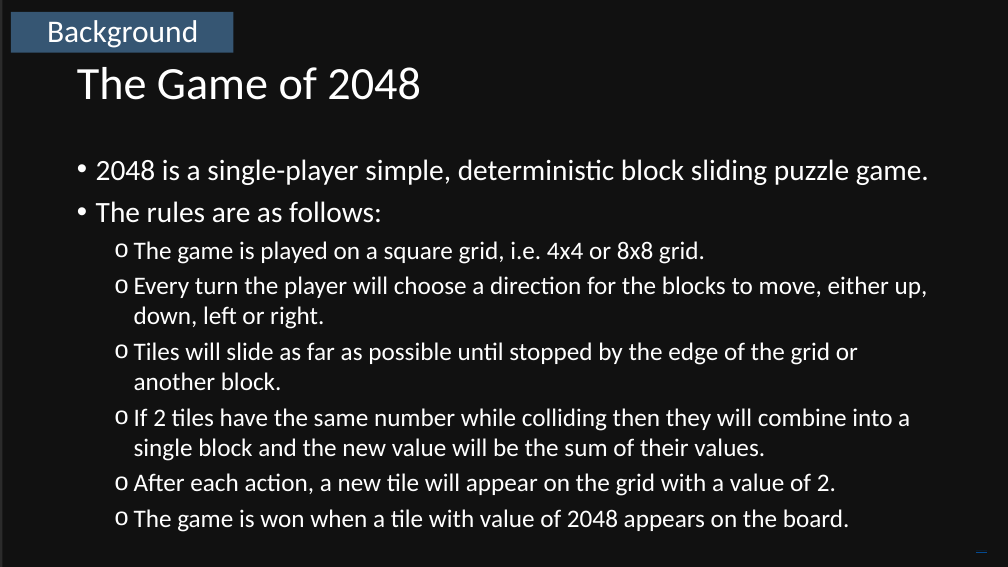
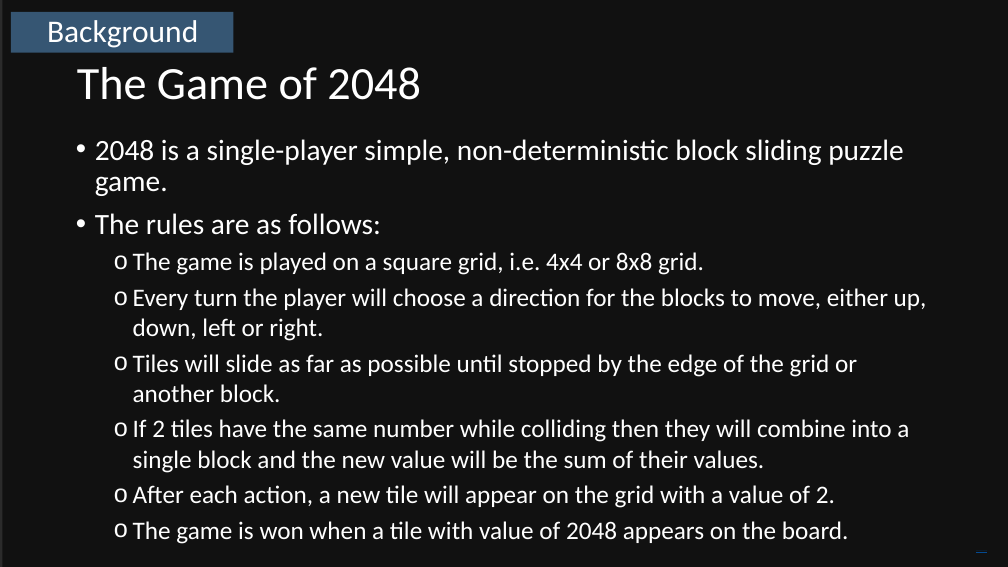
Before and after one commit to TRex22/dave-A-2048-AI, a slide deck: slide 4 of presentation/presentation_final.odp. Drawn at 1008x567 pixels with LibreOffice and Linux fonts; fonts in the diff are those of the drawing; background and template pictures are left out; a plain dark background stands for a picture behind light text. Boxes give left, top, right and bottom in pixels: in the first picture for what was removed or moved away, otherwise in the second. Text is boxed around its words. In the diff, an @@ line names an element or a change of style, - is before the commit and + after.

```diff
--- a/presentation/presentation_final.odp
+++ b/presentation/presentation_final.odp
@@ text "2048 is a single-player simple, ...": place and size @@
-text "2048 is a single-player simple, ..." at bbox=[96, 159, 929, 532]
+text "2048 is a single-player simple, ..." at bbox=[95, 139, 927, 544]
@@ text at bbox=[95, 139, 903, 196]: text changed @@
-• 2048 is a single-player simple, deterministic block sliding puzzle game.
+• 2048 is a single-player simple, non-deterministic block sliding puzzle game.
```
Also in this commit, not shown: 1 other slide changed, 3 slides added, 5 other files.
